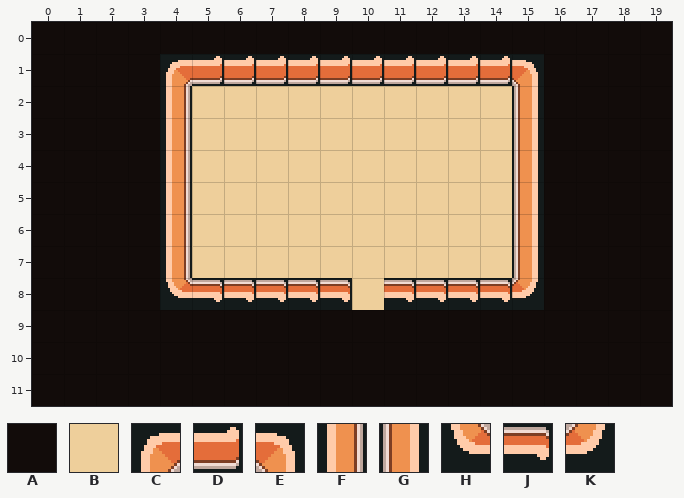
A Tiled map (JSON) gets an edit: data/tk_maps/w12/xianxia/changan--jeweller.tmj. Above is the file before it was changed.
Cells are 16x16 px. Shown: x 0..19, y 0..11.
Key: from "_swatch": A 0; from "n_floor_in": B 34; from "n_wall_in": C 5, D 6, E 9, F 15, G 19, H 45, J 46, K 49.
_ is an empty cell, # one hidden under a higher layer.
Layer "ground" before, first column x 0:
 0 AAAAAAAAAAAAAAAAAAAA
 1 AAAA############AAAA
 2 AAAA#BBBBBBBBBB#AAAA
 3 AAAA#BBBBBBBBBB#AAAA
 4 AAAA#BBBBBBBBBB#AAAA
 5 AAAA#BBBBBBBBBB#AAAA
 6 AAAA#BBBBBBBBBB#AAAA
 7 AAAA#BBBBBBBBBB#AAAA
 8 AAAA######B#####AAAA
 9 AAAAAAAAAAAAAAAAAAAA
10 AAAAAAAAAAAAAAAAAAAA
11 AAAAAAAAAAAAAAAAAAAA
Layer "wall" before, first column x 0:
 0 ____________________
 1 ____CDDDDDDDDDDE____
 2 ____F__________G____
 3 ____F__________G____
 4 ____F__________G____
 5 ____F__________G____
 6 ____F__________G____
 7 ____F__________G____
 8 ____HJJJJJ_JJJJK____
 9 ____________________
10 ____________________
11 ____________________
The same view after the edit:
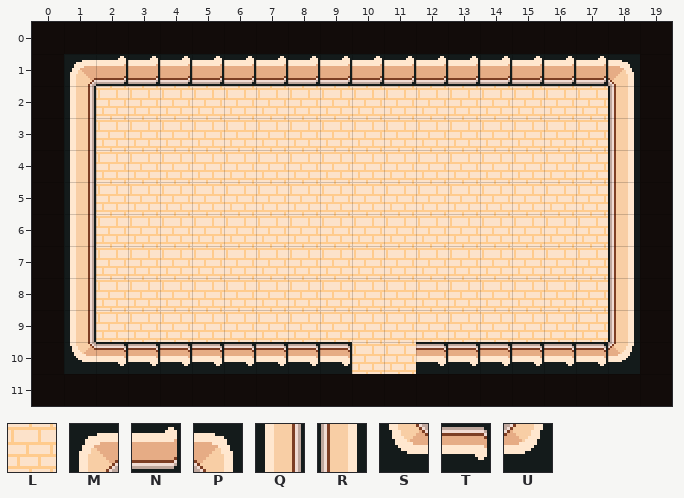
Further tiles: from "n_floor_in": L 23; from "n_wall_in": M 0, N 1, P 4, Q 10, R 14, S 40, T 41, U 44.
Diff:
Changed rows in their new state; . is an unchanged cell.
Layer "ground":
first column x 2:
 2 LLLLLLLLLLLLLLLL
 3 LLLLLLLLLLLLLLLL
 4 LLLLLLLLLLLLLLLL
 5 LLLLLLLLLLLLLLLL
 6 LLLLLLLLLLLLLLLL
 7 LLLLLLLLLLLLLLLL
 8 LLLLLLLLLLLLLLLL
 9 LLLLLLLLLLLLLLLL
10 ........LL......
Layer "wall":
first column x 1:
 1 MNNNNNNNNNNNNNNNNP
 2 Q.._.........._..R
 3 Q.._.........._..R
 4 Q.._.........._..R
 5 Q.._.........._..R
 6 Q.._.........._..R
 7 Q.._.........._..R
 8 Q..______._____..R
 9 Q................R
10 STTTTTTTT..TTTTTTU
Pixel boxes of the changes (left, top, right, bottom) in both pictures:
changed: (64, 54, 640, 374)
